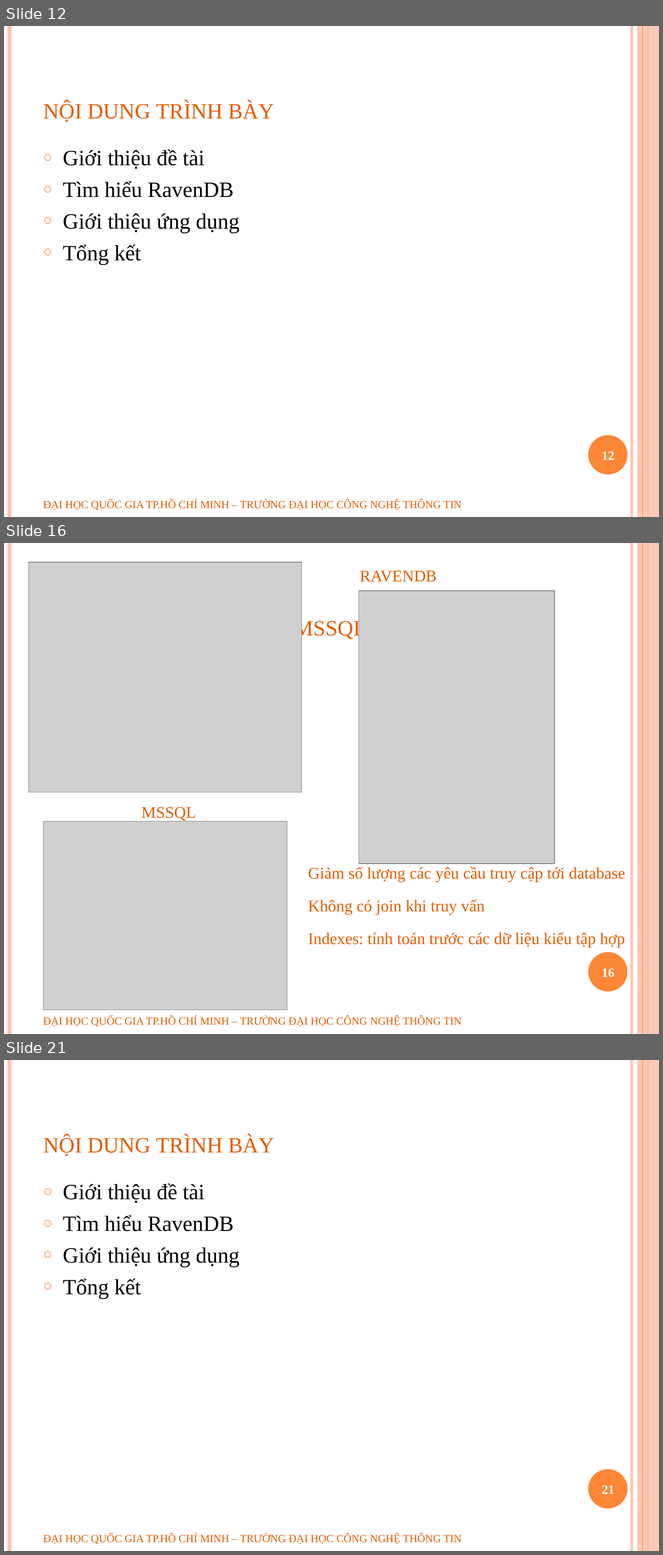
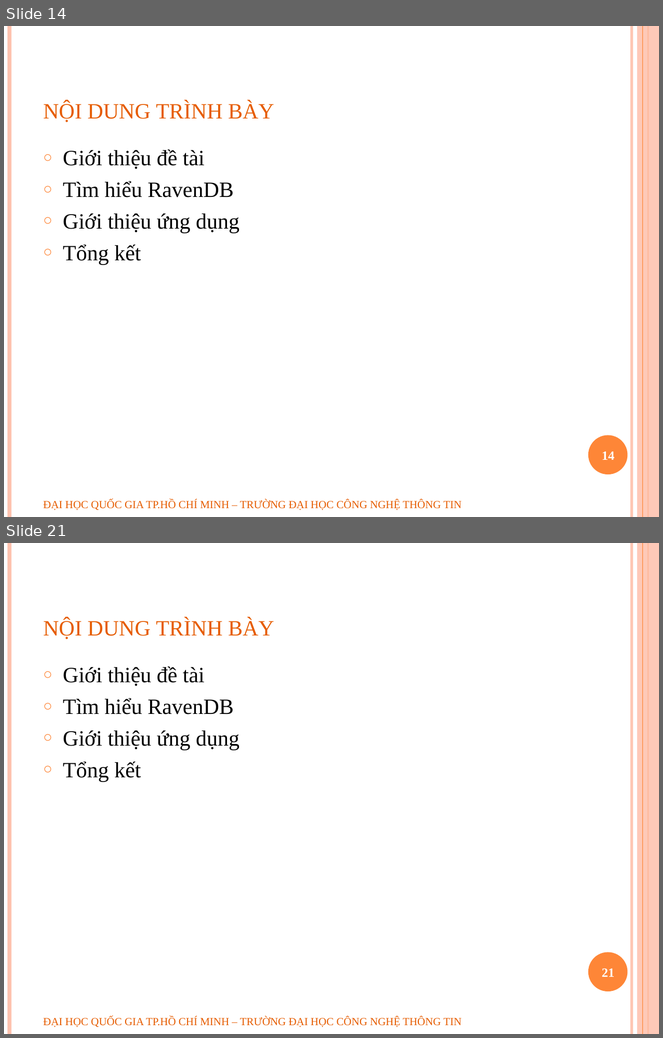
Before and after one commit to geovip/nosqlravendbuit, a slide deck: Document/slide bao cao.pptx. Shown one above the other, each under a label of ours: slides 12, 16 and 21 before the commit, slides 14 and 21 after it; the slides between them are not shown. The pictures are 663x1555 and 663x1038 pixels, drawn with LibreOffice and Linux fonts; fonts in the diff are those of the drawing; grey boxes stand for pictures; background and template pictures are left out. Boxes give left, top, right and bottom in pixels: in the first picture for what was removed or moved away, otherwise in the second. Text is boxed around its words. In the diff, an @@ line names an element or a change of style, - is before the commit and + after.

```diff
--- a/Document/slide bao cao.pptx
+++ b/Document/slide bao cao.pptx
@@ slide 16 removed at bbox=[4, 543, 659, 1034], background #FFFFFF; not listed: 6 template elements that a slide beside it also shows @@
@@ picture removed at bbox=[29, 562, 302, 792] @@
@@ text removed at bbox=[360, 571, 437, 582] @@
-RAVENDB
@@ picture removed at bbox=[359, 591, 555, 864] @@
@@ title removed at bbox=[294, 618, 367, 640] @@
-so sánh ravendb với mssql
@@ text removed at bbox=[141, 807, 196, 821] @@
-MSSQL
@@ picture removed at bbox=[44, 822, 287, 1010] @@
@@ text removed at bbox=[308, 867, 625, 883] @@
-Giảm số lượng các yêu cầu truy cập tới database
@@ text removed at bbox=[308, 900, 484, 915] @@
-Không có join khi truy vấn
@@ text removed at bbox=[308, 932, 625, 948] @@
-Indexes: tính toán trước các dữ liệu kiểu tập hợp
@@ page number removed at bbox=[602, 969, 615, 978] @@
-16
@@ text removed at bbox=[43, 1017, 462, 1027] @@
-ĐẠI HỌC QUỐC GIA TP.HỒ CHÍ MINH – TRƯỜNG ĐẠI HỌC CÔNG NGHỆ THÔNG TIN
@@ what was slide 12 is now slide 14 @@
@@ page number at bbox=[602, 452, 615, 460]: text changed @@
-12
+14
```
Also in this commit, not shown: 11 slides changed, 3 other slides removed, 1 other file.
